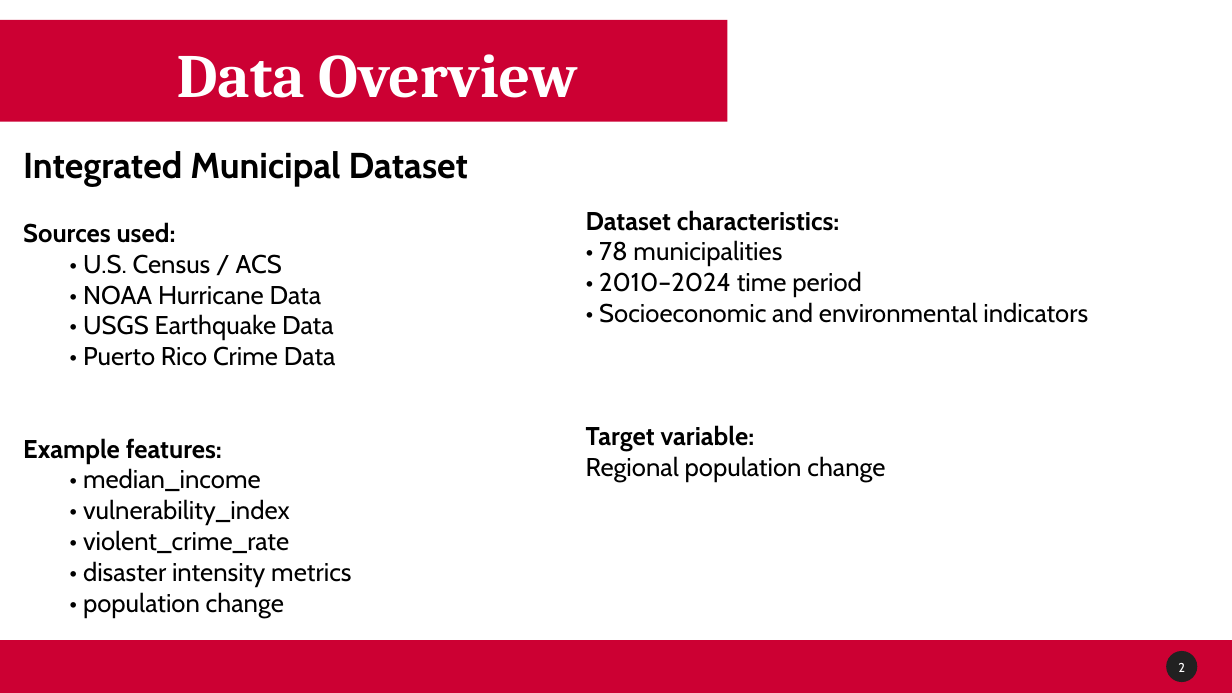
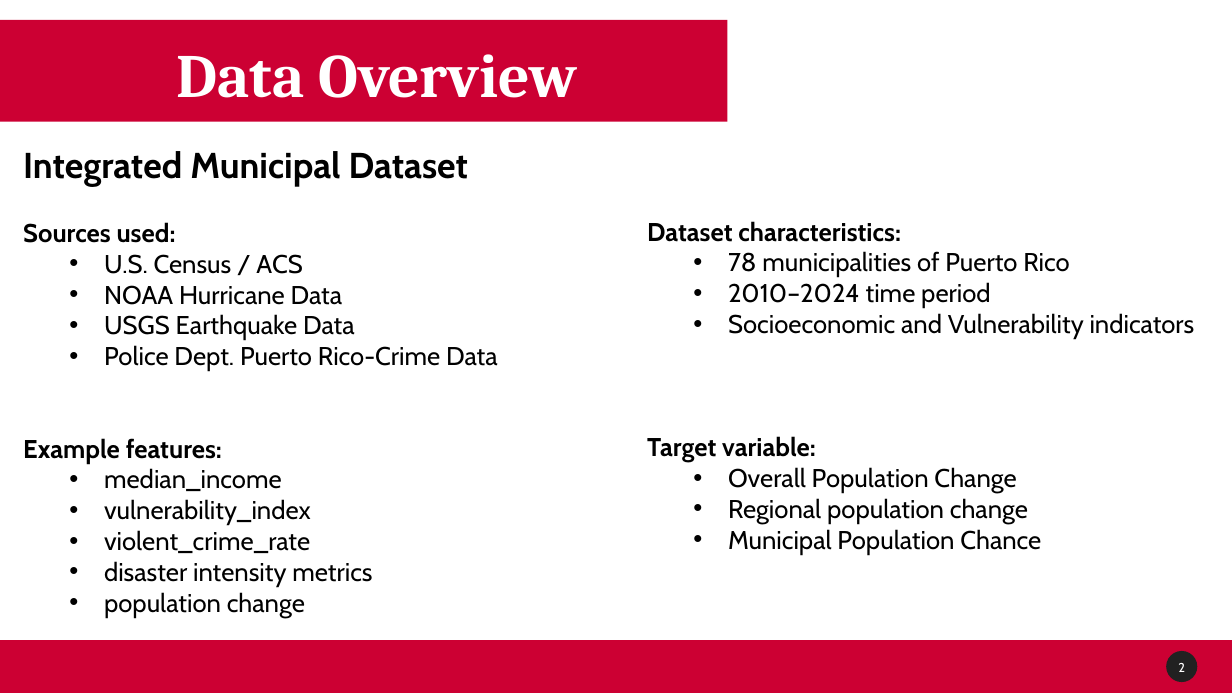
Before and after one commit to Venettov/CAPSTONE_DATA_SCIENCE_RIVERARUIZ, a slide deck: slide 3 of project_reports/CapstoneMidterm.pptx. Drawn at 1232x693 pixels with LibreOffice and Linux fonts; fonts in the diff are those of the drawing; background and template pictures are left out. Boxes give left, top, right and bottom in pixels: in the first picture for what was removed or moved away, otherwise in the second. Text is boxed around its words. In the diff, an @@ line names an element or a change of style, - is before the commit and + after.

Commit message:
Update to the midtest report slides

```diff
--- a/project_reports/CapstoneMidterm.pptx
+++ b/project_reports/CapstoneMidterm.pptx
@@ text "Dataset characteristics:": place and size @@
-text "Dataset characteristics:" at (586,210,1088,482)
+text "Dataset characteristics:" at (647,221,1195,554)
@@ text at (104,254,498,371): text changed @@
-  • U.S. Census / ACS
-  • NOAA Hurricane Data
-  • USGS Earthquake Data
-  • Puerto Rico Crime Data
+  • U.S. Census / ACS
+  • NOAA Hurricane Data
+  • USGS Earthquake Data
+  • Police Dept. Puerto Rico-Crime Data
@@ text at (728,251,1195,339): text changed @@
-• 78 municipalities
-• 2010–2024 time period
-• Socioeconomic and environmental indicators
+  • 78 municipalities of Puerto Rico
+  • 2010–2024 time period
+  • Socioeconomic and Vulnerability indicators
@@ text at (104,468,372,617): text changed @@
-  • median_income
-  • vulnerability_index
-  • violent_crime_rate
-  • disaster intensity metrics
-  • population change
+  • median_income
+  • vulnerability_index
+  • violent_crime_rate
+  • disaster intensity metrics
+  • population change
@@ text at (728,467,1016,493): paragraph added @@
+  • Overall Population Change
@@ text at (728,498,1028,524): bullet none to •; list level 1 to 2 in "Regional population change" @@
@@ text at (728,529,1041,554): paragraph added @@
+  • Municipal Population Chance
```
